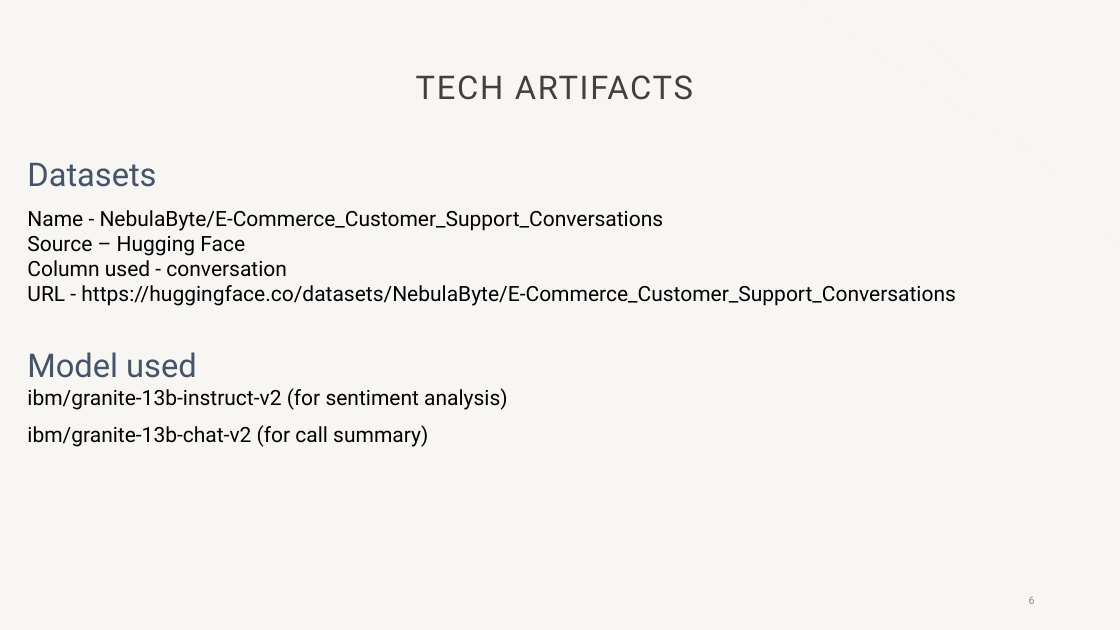
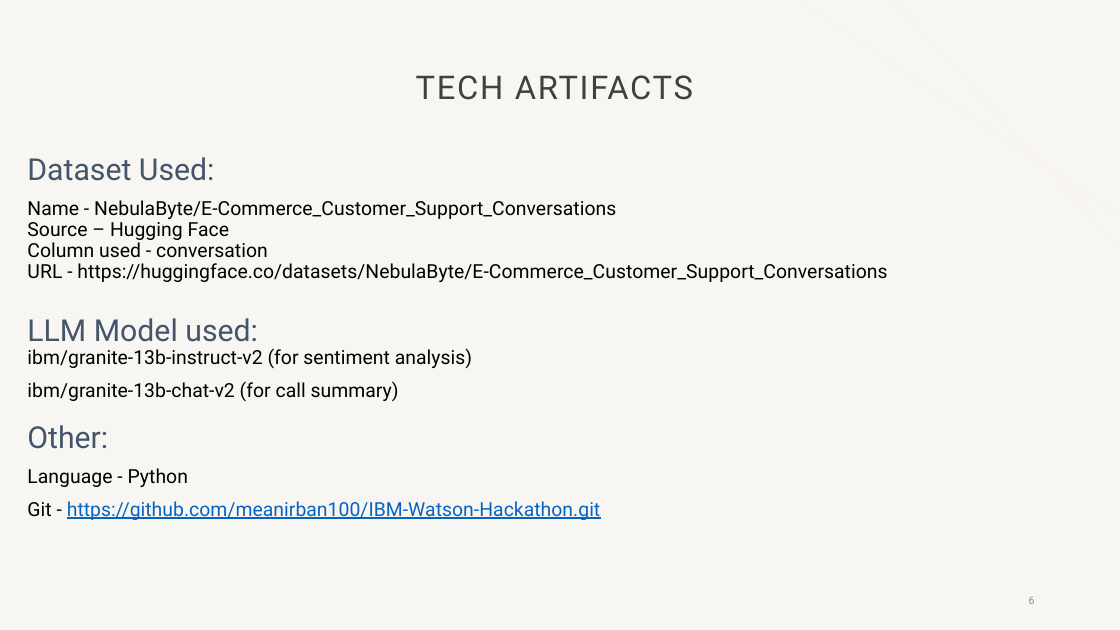
Before and after one commit to meanirban100/IBM-Watsonx-Hackathon, a slide deck: slide 6 of IBM-Watson-Presentation.pptx. Drawn at 1120x630 pixels with LibreOffice and Linux fonts; fonts in the diff are those of the drawing; background and template pictures are left out. Boxes give left, top, right and bottom in pixels: in the first picture for what was removed or moved away, otherwise in the second. Text is boxed around its words. In the diff, an @@ line names an element or a change of style, - is before the commit and + after.

```diff
--- a/IBM-Watson-Presentation.pptx
+++ b/IBM-Watson-Presentation.pptx
@@ text at (27,157,887,520): text changed; size 18 to 16.6 pt @@
-Datasets
-Name - NebulaByte/E-Commerce_Customer_Support_Conversations
-Source – Hugging Face
-Column used - conversation
-URL - https://huggingface.co/datasets/NebulaByte/E-Commerce_Customer_Support_Conversations
-Model used
-ibm/granite-13b-instruct-v2 (for sentiment analysis)
-ibm/granite-13b-chat-v2 (for call summary)
+Dataset Used:
+Name - NebulaByte/E-Commerce_Customer_Support_Conversations
+Source – Hugging Face
+Column used - conversation
+URL - https://huggingface.co/datasets/NebulaByte/E-Commerce_Customer_Support_Conversations
+LLM Model used:
+ibm/granite-13b-instruct-v2 (for sentiment analysis)
+ibm/granite-13b-chat-v2 (for call summary)
+Other:
+Language - Python
+Git - https://github.com/meanirban100/IBM-Watson-Hackathon.git
```
Also in this commit, not shown: 9 other slides changed, 8 slides added, 4 slides removed, 11 other files.
